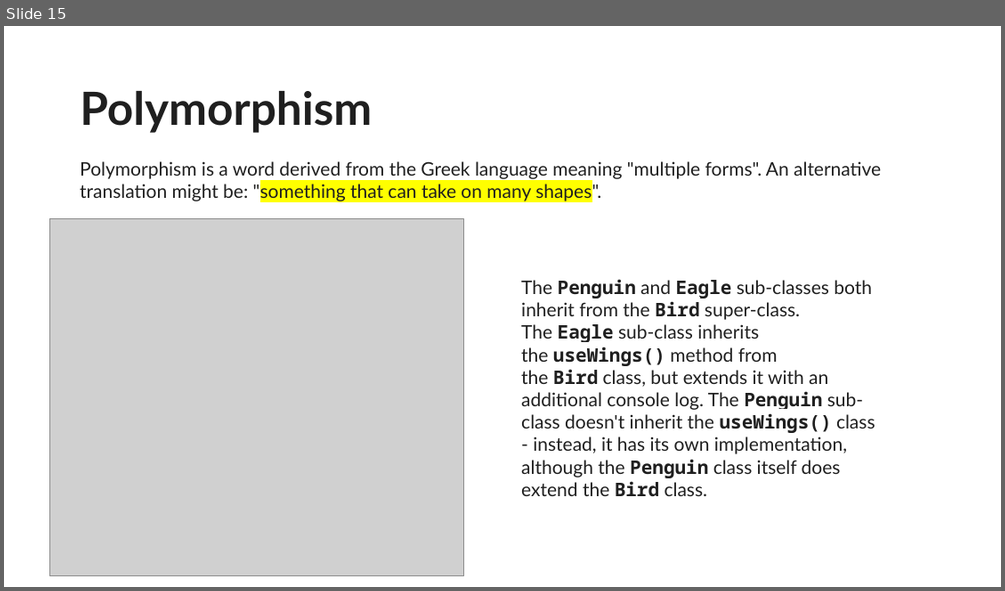
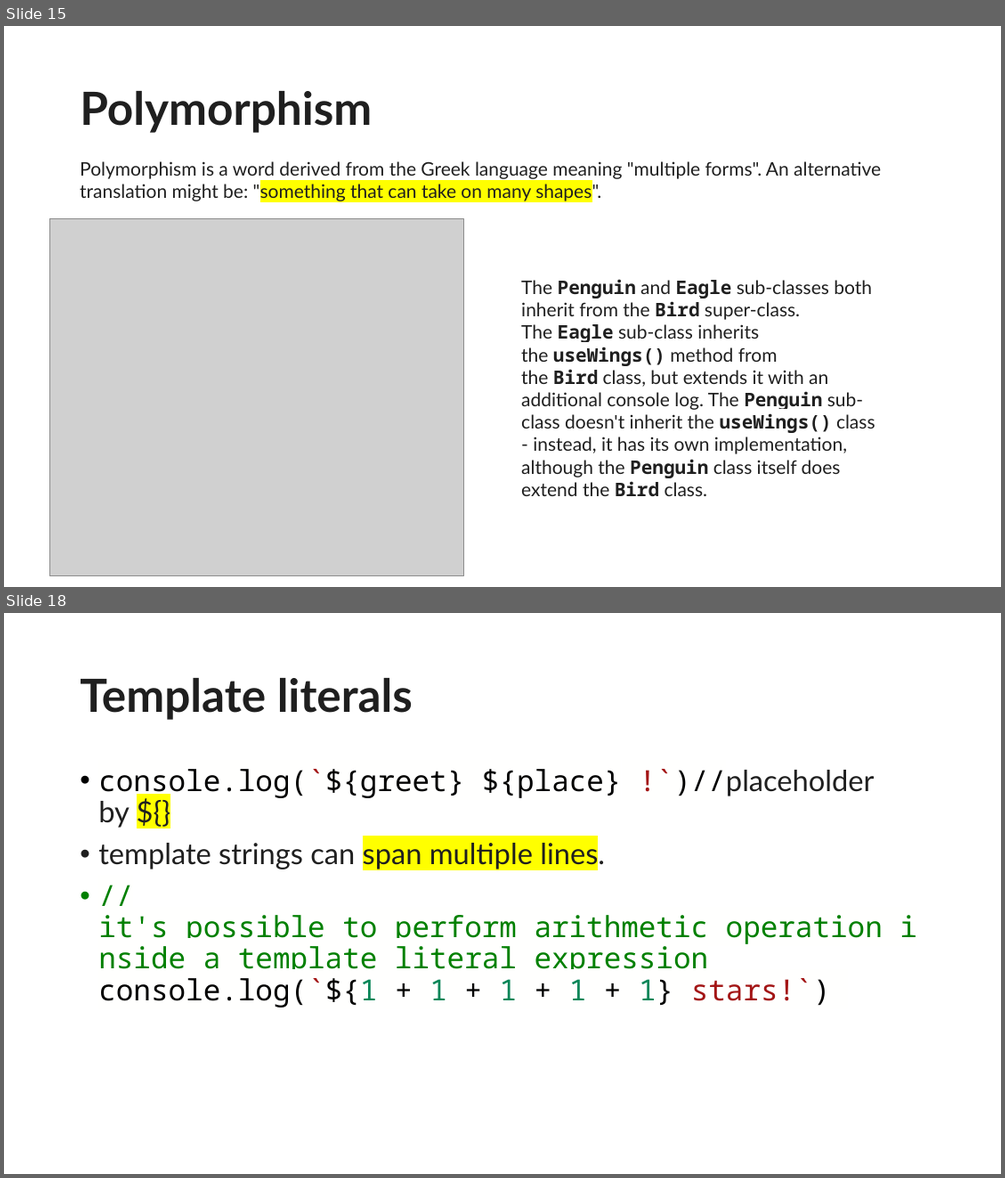
Before and after one commit to wujd0728/meta-frontend-coursera, a slide deck: introduction to JS/javascript basic.pptx. Shown one above the other, each under a label of ours: slide 15 before the commit, slides 15 and 18 after it; the slides between them are not shown. The pictures are 1005x591 and 1005x1178 pixels, drawn with LibreOffice and Linux fonts; fonts in the diff are those of the drawing; grey boxes stand for pictures. Boxes give left, top, right and bottom in pixels: in the first picture for what was removed or moved away, otherwise in the second. Text is boxed around its words. In the diff, an @@ line names an element or a change of style, - is before the commit and + after.

```diff
--- a/introduction to JS/javascript basic.pptx
+++ b/introduction to JS/javascript basic.pptx
@@ slide 18 added at (4, 613, 1001, 1174), background #FFFFFF @@
@@ title added at (80, 678, 413, 720), 44 pt, text #1F1F1F, bold @@
+Template literals
@@ text added at (98, 769, 882, 1007), 28 pt, text #008000 @@
+• console.log(`${greet} ${place} !`)//placeholder by ${}
+• template strings can span multiple lines.
+• //it's possible to perform arithmetic operation inside a template literal expression console.log(`${1 + 1 + 1 + 1 + 1} stars!`)
```
Also in this commit, not shown: 2 other slides added, 1 other file.
